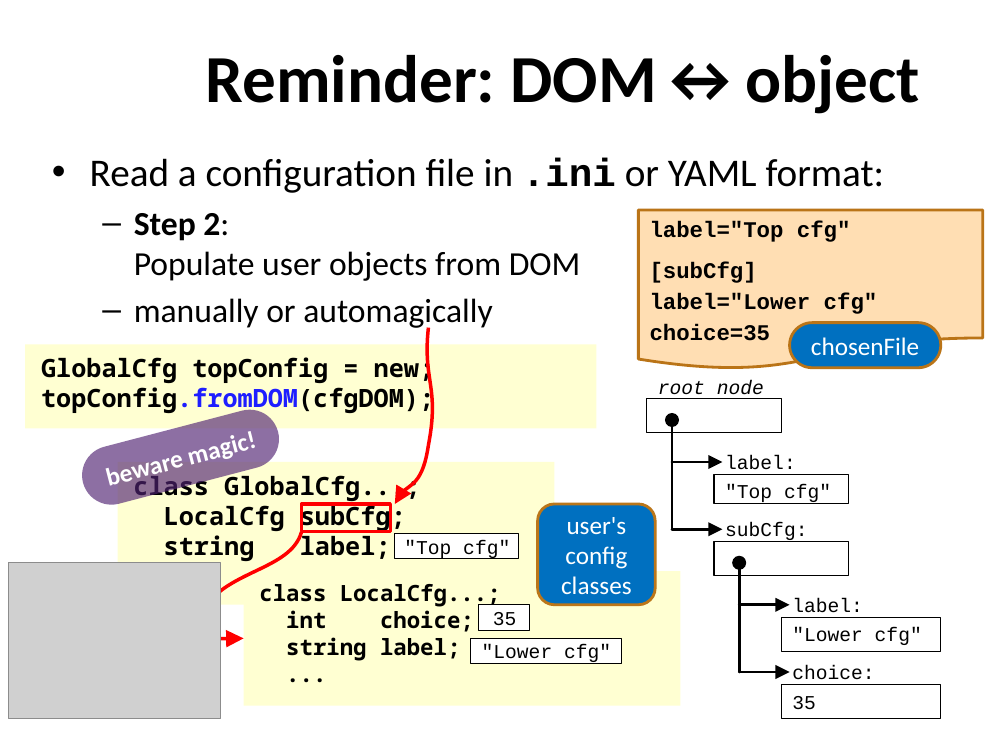
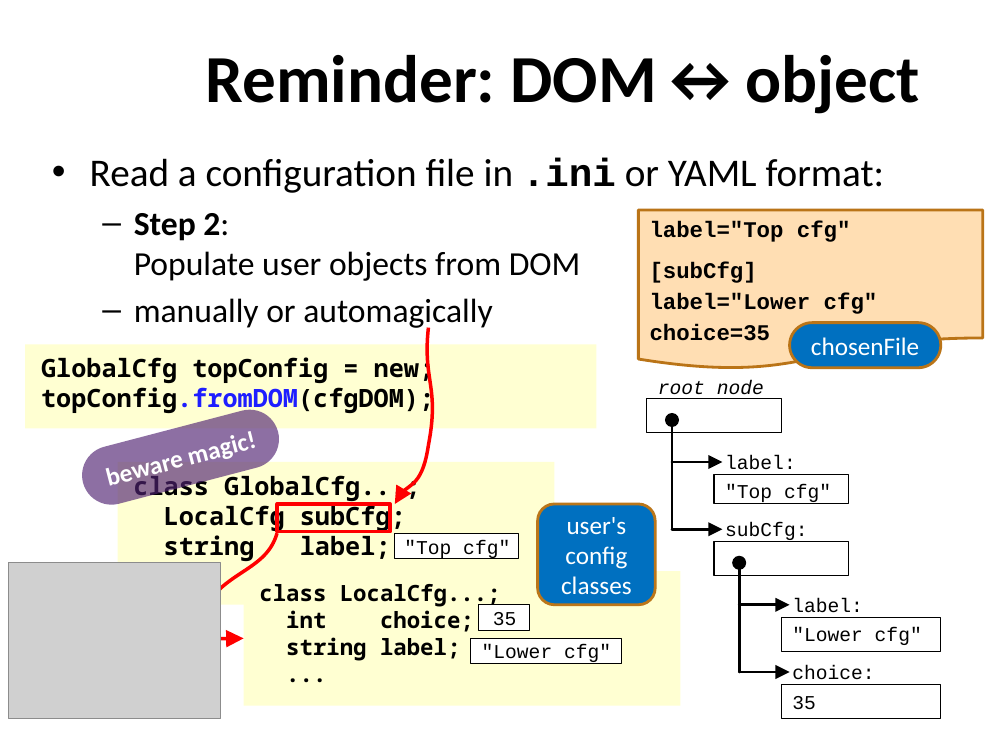
Before and after one commit to xiaoweish/svlib, a slide deck: slide 14 of svlib/doc/163-aq602-latest-draft.pptm. Drawn at 1008x756 pixels with LibreOffice and Linux fonts; fonts in the diff are those of the drawing; grey boxes stand for pictures; background and template pictures are left out. Boxes give left, top, right and bottom in pixels: in the first picture for what was removed or moved away, otherwise in the second. Text is boxed around its words. In the diff, an @@ line names an element or a change of style, - is before the commit and + after.

```diff
--- a/svlib/doc/163-aq602-latest-draft.pptm
+++ b/svlib/doc/163-aq602-latest-draft.pptm
@@ rectangle: place and size @@
-rectangle at [301,504,390,531]
+rectangle at [277,504,390,531]
@@ freeform shape: place and size @@
-freeform shape at [191,532,301,642]
+freeform shape at [191,533,277,642]
```
Also in this commit, not shown: 2 other slides changed, 1 other file.
